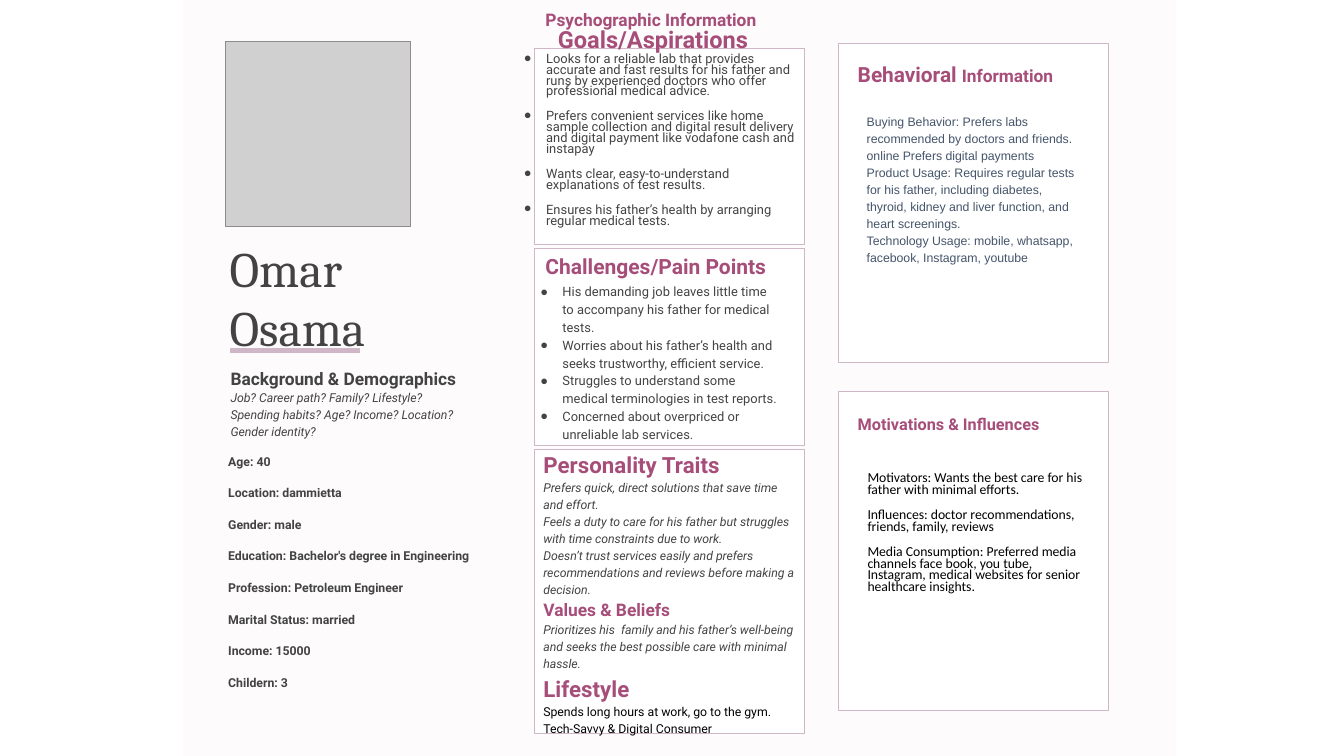
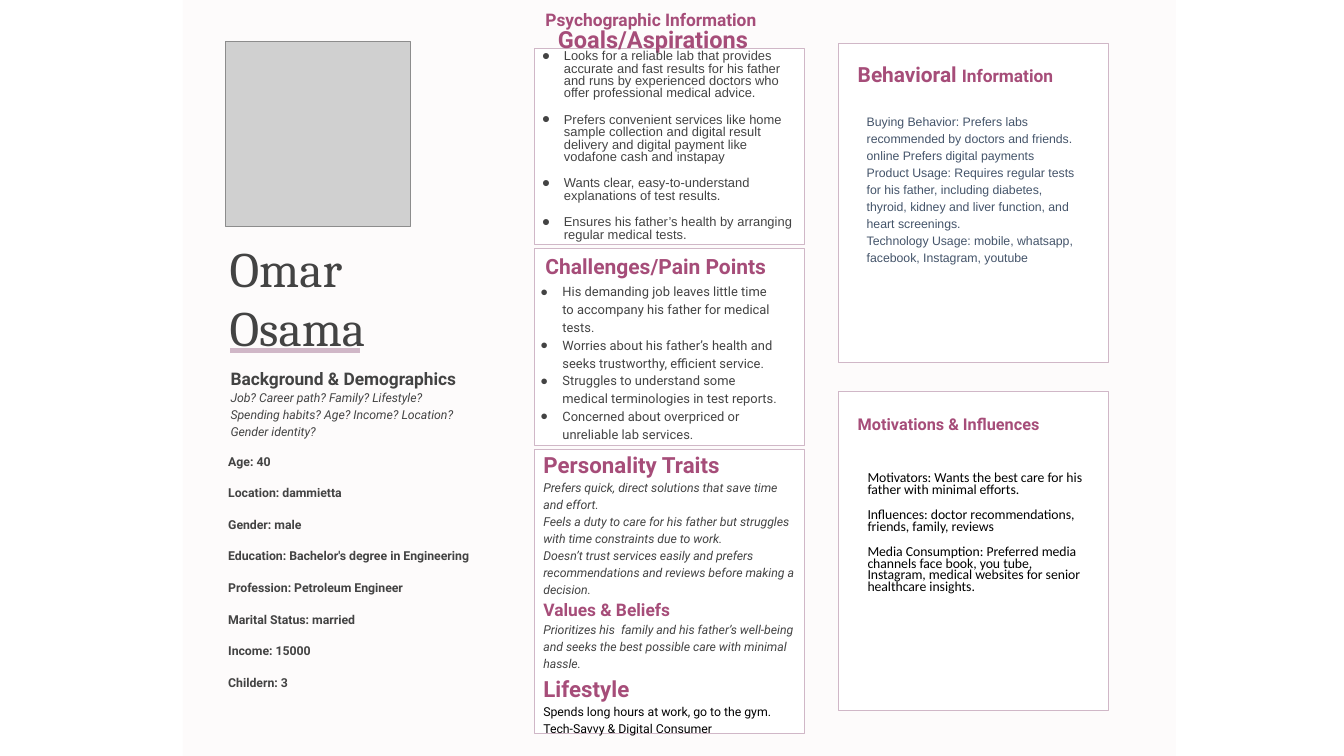
Before and after one commit to safataha2025/group-1-yat335N, a slide deck: slide 4 of buyerpersona.pptx. Drawn at 1344x756 pixels with LibreOffice and Linux fonts; fonts in the diff are those of the drawing; grey boxes stand for pictures. Boxes give left, top, right and bottom in pixels: in the first picture for what was removed or moved away, otherwise in the second. Text is boxed around its words. In the diff, an @@ line names an element or a change of style, - is before the commit and + after.

```diff
--- a/buyerpersona.pptx
+++ b/buyerpersona.pptx
@@ text "Looks for a reliable lab ...": place and size @@
-text "Looks for a reliable lab ..." at [546, 51, 794, 228]
+text "Looks for a reliable lab ..." at [564, 50, 792, 242]
@@ text "Looks for a reliable lab ..." at [564, 50, 792, 242]: font Roboto to Arial; alignment centre to left; line spacing 0.7 to 0.8 @@
```
Also in this commit, not shown: 3 other slides changed, 2 slides added, 2 slides removed, 8 other files.
